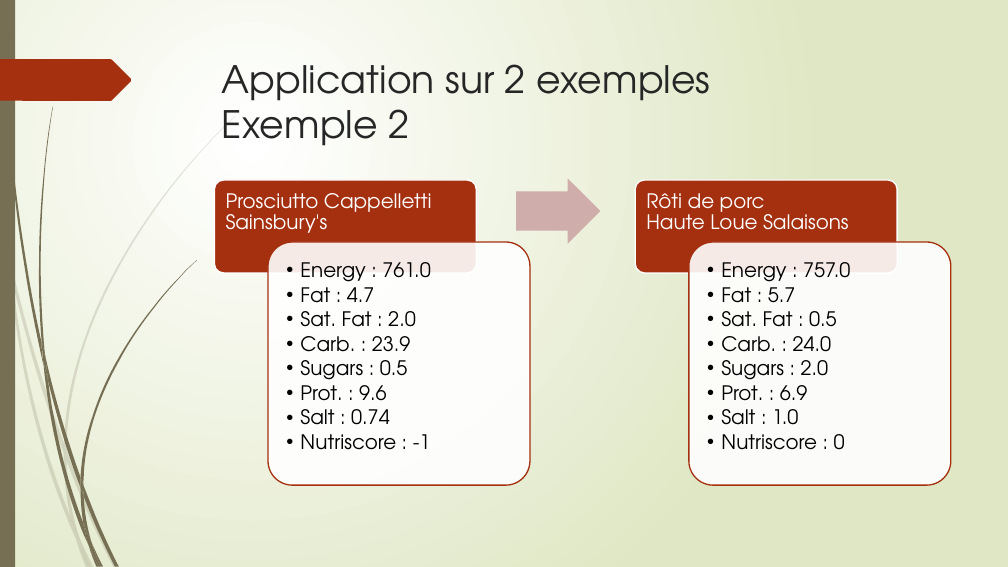
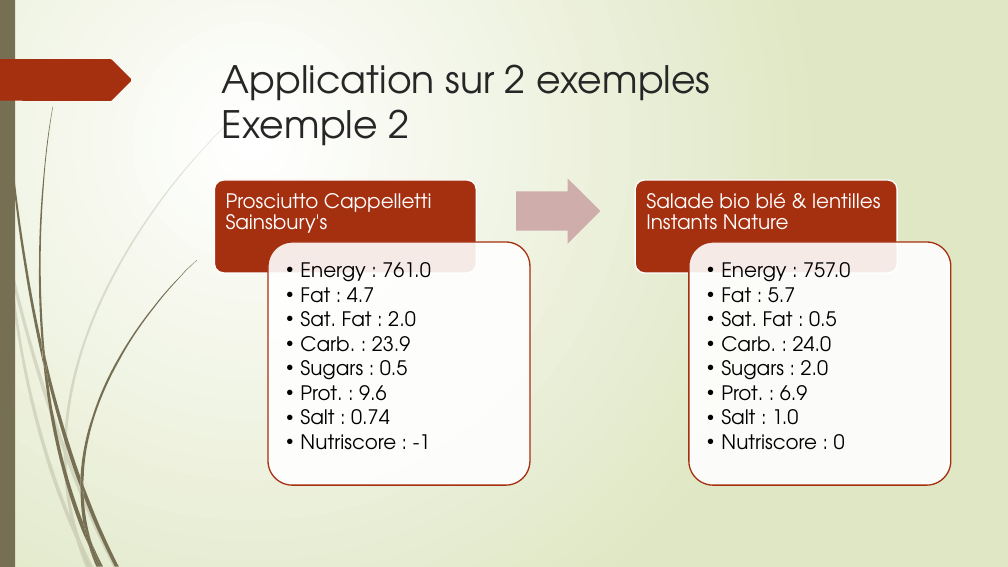
Before and after one commit to Anvil-Late/DS_prj3, a slide deck: slide 28 of Présentation Projet 3.pptx. Drawn at 1008x567 pixels with LibreOffice and Linux fonts; fonts in the diff are those of the drawing. Boxes give left, top, right and bottom in pixels: in the first picture for what was removed or moved away, otherwise in the second. Text is boxed around its words. In the diff, an @@ line names an element or a change of style, - is before the commit and + after.

Commit message:
Update Présentation Projet 3.pptx
corrigé typo avant derniere slide

```diff
--- a/Présentation Projet 3.pptx
+++ b/Présentation Projet 3.pptx
@@ text at box(646, 193, 880, 230): text changed @@
-Rôti de porc
-Haute Loue Salaisons
+Salade bio blé & lentilles
+Instants Nature
```
Also in this commit, not shown: 1 other slide changed.
